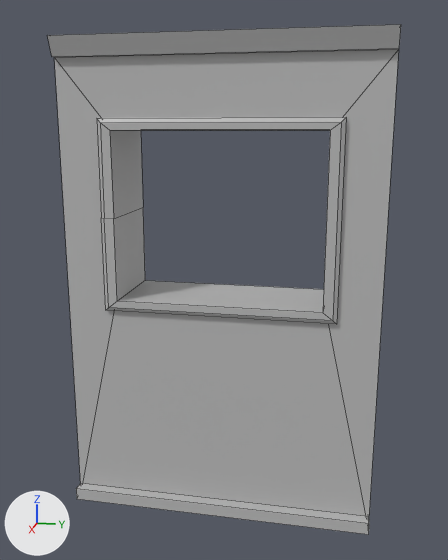
Two versions of the FBX model Artists/Jac/architecture/SM_Wall_Window.fbx, one commit apart.
Camera for both pictures: a camera (50 mm lens) standing at (3.17, 1.27, 2.53) and looking at (-0.82, 0.48, 1.54). The axes (+X, +Y, +Z) are drawn at lower left. The lights are the same throughout. Mesh edges are drawn as thin lines. Where no turn or scale is listed for an object, it has been applied to the vertices. Vertices at the same position are counted once.

In view in the first picture: 'SM_Wall_Window'.
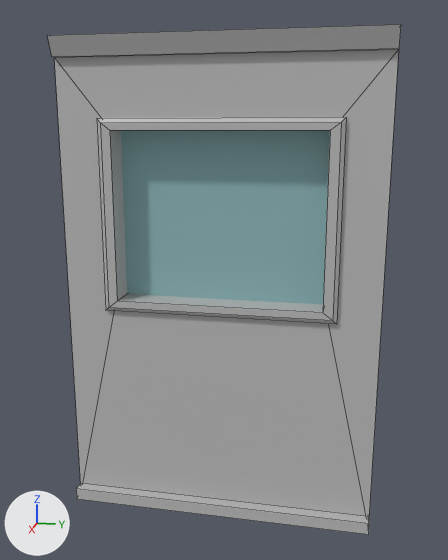
The change, as JSON lines over the scene's bpy script:
```json
{"op": "add", "block": "mat_m_glass", "code": ["mat_m_glass = principled_material('M_Glass')", "mat_m_glass.base_color = (0.269, 0.482, 0.5)  # cyan #8eb8bc"]}
{"block": "me_mesh", "where": "# used by ob_sm_wall_window; location = (0.0, 0.0, 0.0)"}
{"op": "remove", "block": "me_mesh", "code": "me_mesh.from_pydata(...)  # 72 vertices, 64 faces; spans x -1.21..-0.42, y -0.5..1.5, z 0.0..3.06"}
{"op": "add", "block": "me_mesh", "code": "me_mesh.from_pydata(...)  # 66 vertices, 58 faces; spans x -1.21..-0.42, y -0.5..1.5, z 0.0..3.06"}
{"block": "me_mesh", "change": "me_mesh part 1"}
{"block": "me_mesh", "change": "6 vertices are removed from x -1.04..-0.46, y -0.24..-0.15, z 1.98"}
{"block": "me_mesh", "change": "12 faces are deleted"}
{"block": "me_mesh", "change": "6 new faces join them, mat_lambert1 (grey #bcbcbc)"}
{"op": "add", "block": "me_mesh_1", "code": ["me_mesh_1 = bpy.data.meshes.new('Mesh')", "me_mesh_1.from_pydata([(-0.65, -0.177, 1.429), (-0.65, 1.177, 1.429), (-0.65, -0.177, 2.536), (-0.65, 1.177, 2.536), (-0.85, -0.177, 2.536), (-0.85, 1.177, 2.536), (-0.85, -0.177, 1.429), (-0.85, 1.177, 1.429)], [], [(0, 1, 3, 2), (4, 5, 7, 6)])", "me_mesh_1.materials.append(mat_m_glass)  # cyan #8eb8bc"]}
{"op": "add", "block": "ob_sm_window", "code": ["ob_sm_window = bpy.data.objects.new('SM_Window', me_mesh_1)", "ob_sm_window.location = (0.0, 0.0, 0.0)"]}
```

Boxes [x1, y1, x2, y2] around the edits, measured in the pictures (448 x 560 px):
```json
{"object": "SM_Window", "change": "added", "after": [121, 130, 330, 304], "on screen": "cyan"}
{"part": 1, "of": "me_mesh", "change": "cut back", "before": [97, 119, 145, 310], "after": [97, 119, 127, 310]}
```
